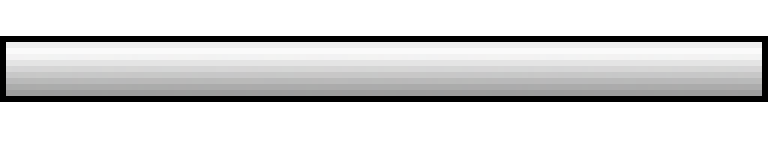
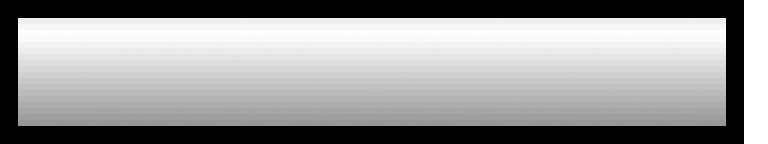
The second (768, 144) image is a revision of the first. Changes to its layers:
showed "Background", painted on it over [left=0, top=0, right=744, bottom=144]
hid "Layer", painted on it over [left=6, top=36, right=768, bottom=102]
